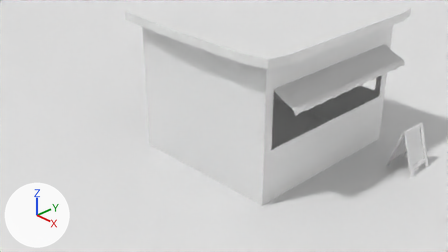
A saved change to the Blender file Blender/imainiginations.blend.
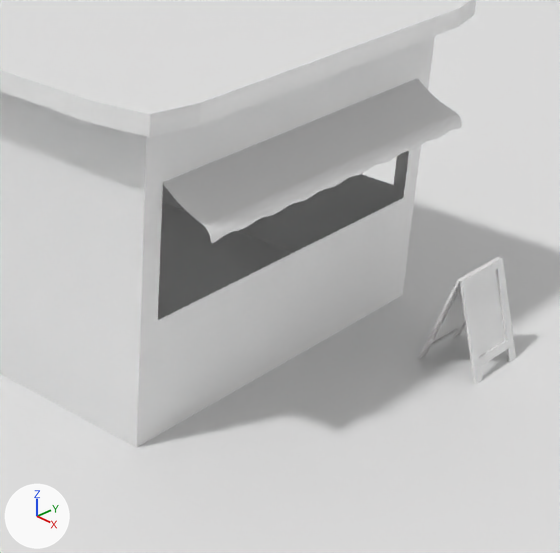
Old and new are each drawn from the file's camera 'Camera' and again close up on the part from 45% to 100% of the width and 4% to 100% of the height. Every picture has the same lights, and +X, +Y and +Z are marked at lower left. The last two pictures show the newer version.
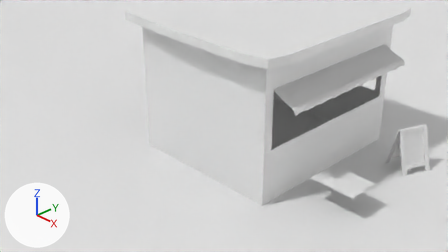
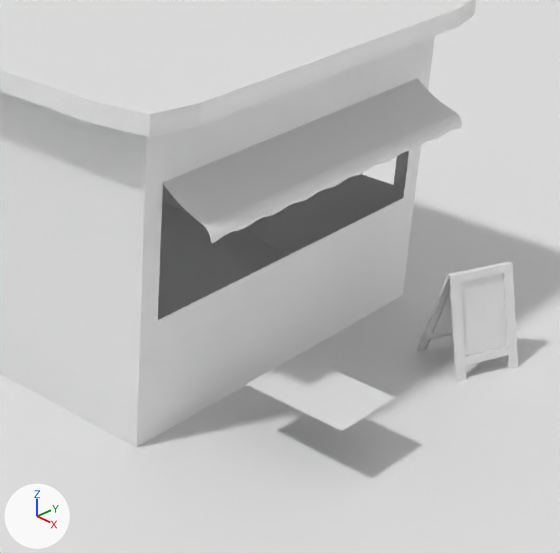
Commit message: added another plane to model another stool

Where the change shows, as pixel boxes [x1, y1, x2, y2] in the close-ups (560 x 553 px):
'Plane.005', turned: before [418, 257, 516, 384]; after [417, 261, 518, 382]
'Plane.006', added: after [247, 354, 395, 431]

The change, as a diff of the scene's bpy script:
```diff
--- a/Blender/imainiginations.blend.py
+++ b/Blender/imainiginations.blend.py
@@ ob_plane_005 @@
 ob_plane_005.location = (3.142, 1.029, -0.044)
+ob_plane_005.rotation_euler = (0.0, 0.0, -0.361)  # degrees (0, 0, -21)
 ob_plane_005.scale = (0.315, 0.253, 0.191)
@@ ob_plane_006 @@
+ob_plane_006 = bpy.data.objects.new('Plane.006', me_plane_004.copy())  # the mesh of ob_plane_004
+ob_plane_006.location = (3.076, -0.609, 0.398)
+ob_plane_006.scale = (0.364, 0.269, 0.364)
```
